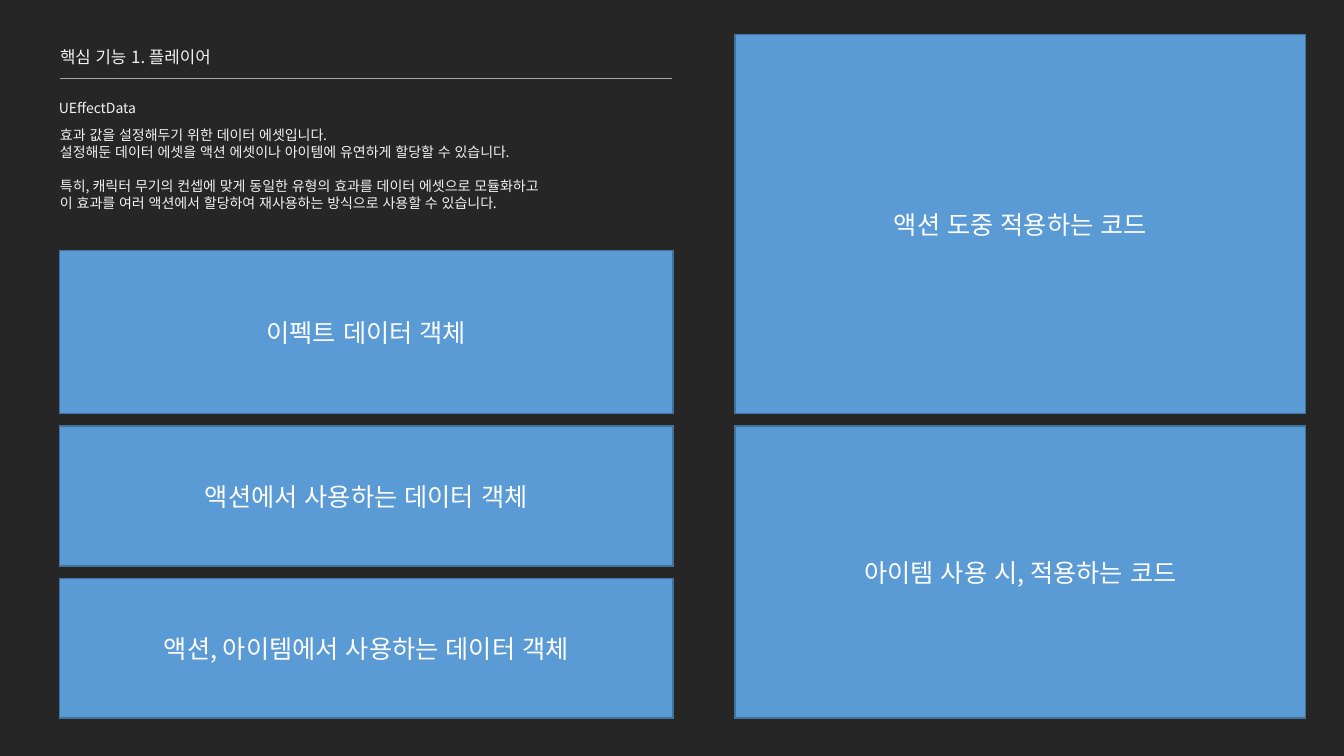
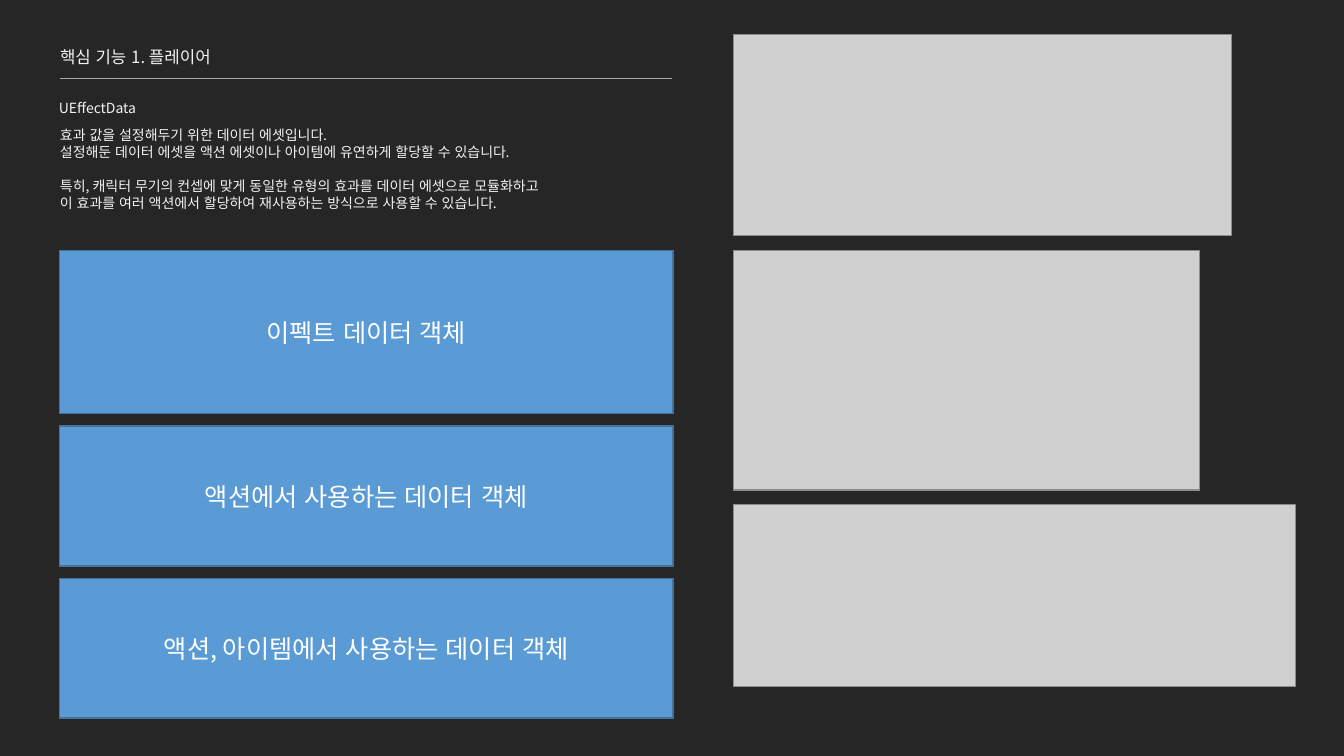
Before and after one commit to jhk0701/project-ARPGHunter, a slide deck: slide 10 of Docs/UnrealEngine_문서_김정환.pptx. Drawn at 1344x756 pixels with LibreOffice and Linux fonts; fonts in the diff are those of the drawing; grey boxes stand for pictures. Boxes give left, top, right and bottom in pixels: in the first picture for what was removed or moved away, otherwise in the second. Text is boxed around its words. In the diff, an @@ line names an element or a change of style, - is before the commit and + after.

```diff
--- a/Docs/UnrealEngine_문서_김정환.pptx
+++ b/Docs/UnrealEngine_문서_김정환.pptx
@@ picture added at (734, 34, 1231, 235) @@
@@ rectangle removed at (735, 34, 1306, 413) @@
-액션 도중 적용하는 코드
@@ picture added at (734, 250, 1200, 490) @@
@@ rectangle removed at (735, 426, 1306, 719) @@
-아이템 사용 시, 적용하는 코드
@@ picture added at (734, 505, 1296, 687) @@
```
Also in this commit, not shown: 10 other slides changed.
